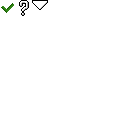
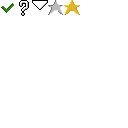
Revision of a layered 128 × 128 image; what changed, layer by layer:
painted on "Symbols" over [48, 0, 80, 15]
